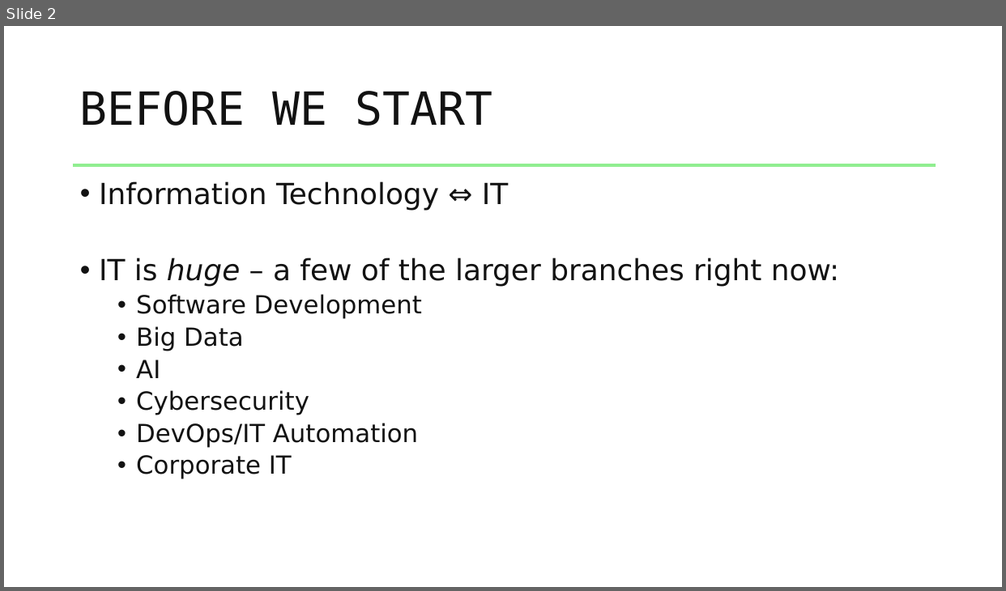
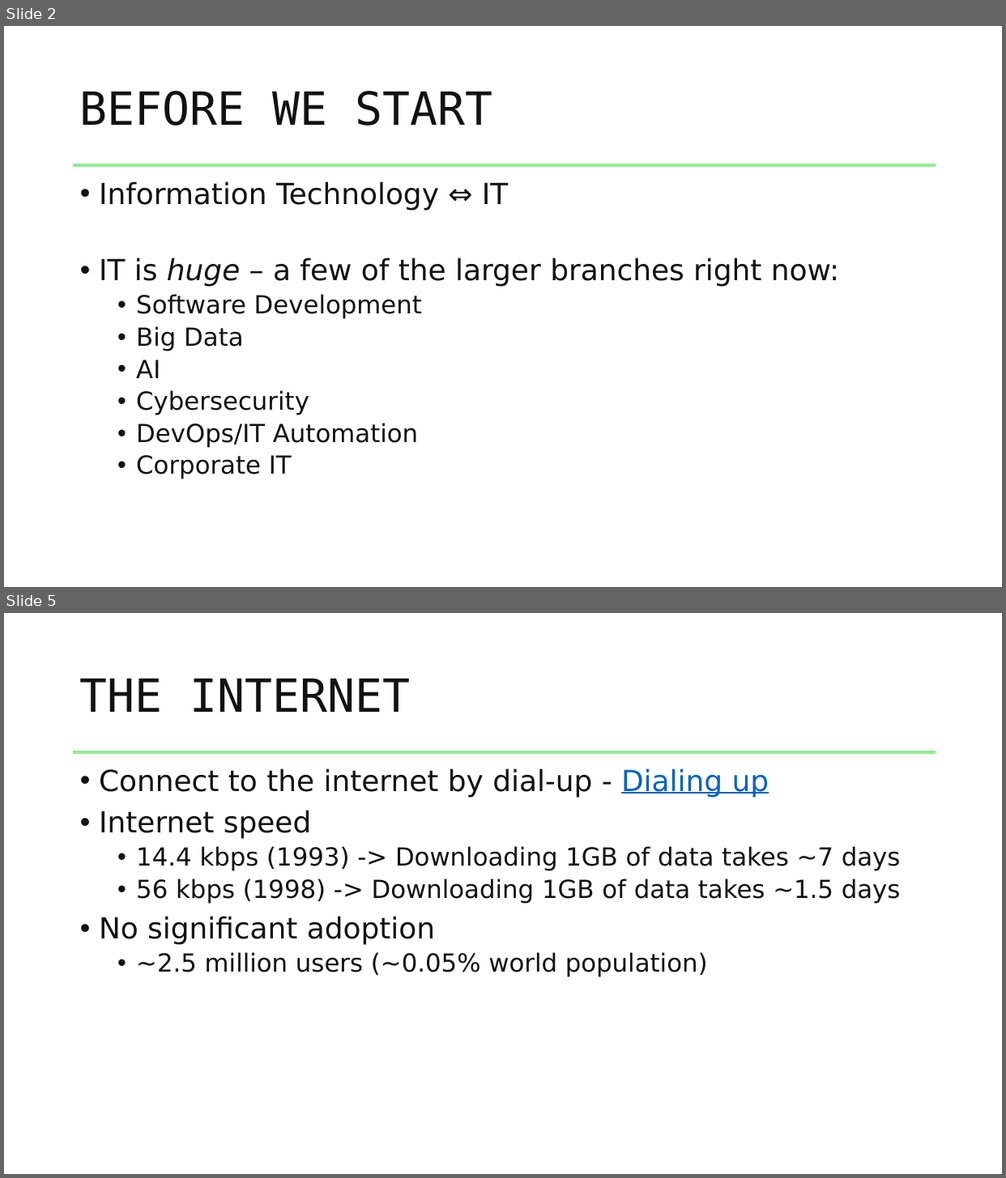
Before and after one commit to benchiverton/Blog, a slide deck: src/BenChiverton.Blog/Resources/Downloads/evolution_of_IT/evolution_of_IT.pptx. Shown one above the other, each under a label of ours: slide 2 before the commit, slides 2 and 5 after it; the slides between them are not shown. The pictures are 1006x591 and 1006x1178 pixels, drawn with LibreOffice and Linux fonts; fonts in the diff are those of the drawing. Boxes give left, top, right and bottom in pixels: in the first picture for what was removed or moved away, otherwise in the second. Text is boxed around its words. In the diff, an @@ line names an element or a change of style, - is before the commit and + after.

```diff
--- a/src/BenChiverton.Blog/Resources/Downloads/evolution_of_IT/evolution_of_IT.pptx
+++ b/src/BenChiverton.Blog/Resources/Downloads/evolution_of_IT/evolution_of_IT.pptx
@@ slide 5 added at [4, 613, 1002, 1174], background #FFFFFF; not listed: 1 template element that a slide beside it also shows @@
@@ title added at [80, 679, 411, 712], 44 pt, text #121212 @@
+THE INTERNET
@@ text added at [99, 769, 901, 977], 24 pt, text #121212 @@
+• Connect to the internet by dial-up - Dialing up
+• Internet speed
+  • 14.4 kbps (1993) -> Downloading 1GB of data takes ~7 days
+  • 56 kbps (1998) -> Downloading 1GB of data takes ~1.5 days
+• No significant adoption
+  • ~2.5 million users (~0.05% world population)
```
Also in this commit, not shown: 8 slides changed, 14 other slides added, 3 slides removed.
